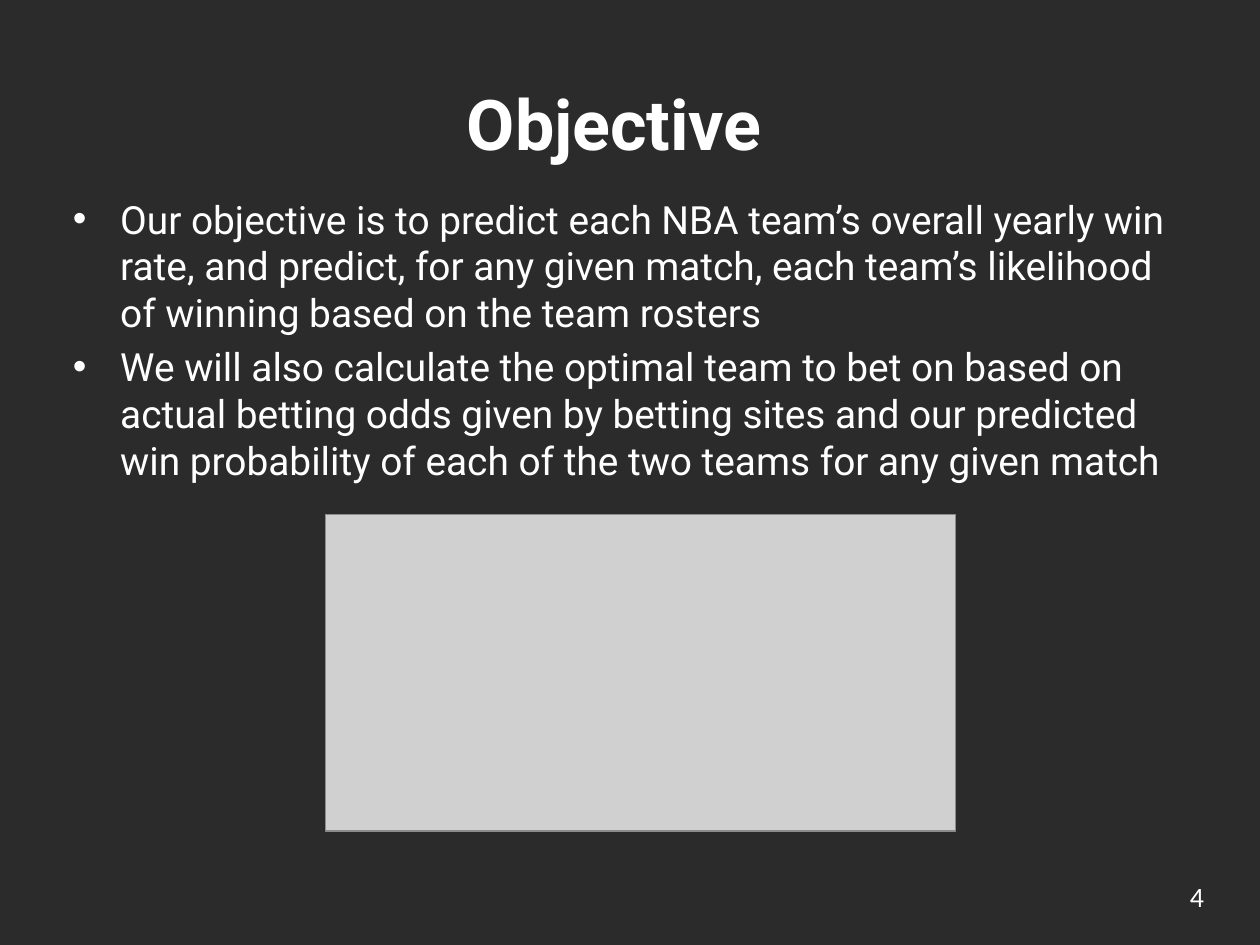
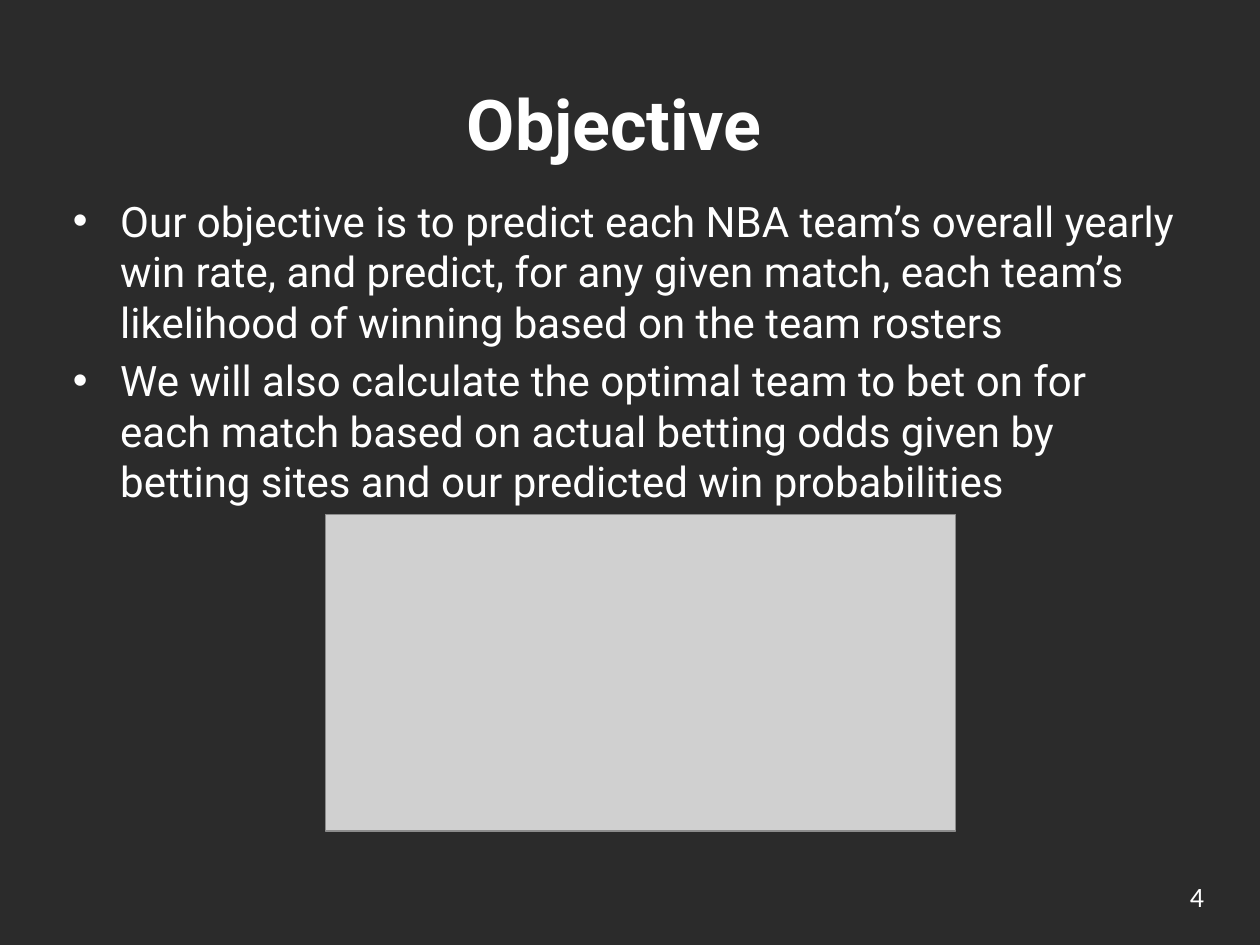
Before and after one commit to ickletsmulet/ECE-143-Group-19, a slide deck: slide 4 of Presentation.pptx. Drawn at 1260x945 pixels with LibreOffice and Linux fonts; fonts in the diff are those of the drawing; grey boxes stand for pictures; background and template pictures are left out; a plain dark background stands for a picture behind light text. Boxes give left, top, right and bottom in pixels: in the first picture for what was removed or moved away, otherwise in the second. Text is boxed around its words. In the diff, an @@ line names an element or a change of style, - is before the commit and + after.

```diff
--- a/Presentation.pptx
+++ b/Presentation.pptx
@@ text at (120,205,1174,347): size 22.2 to 24 pt in "Our objective is to predict each NBA ..." @@
@@ text at (120,364,1086,506): text changed; size 22.2 to 24 pt @@
-• We will also calculate the optimal team to bet on based on actual betting odds given by betting sites and our predicted win probability of each of the two teams for any given match
+• We will also calculate the optimal team to bet on for each match based on actual betting odds given by betting sites and our predicted win probabilities
```
Also in this commit, not shown: 6 other slides changed, 2 slides added, 3 slides removed.
